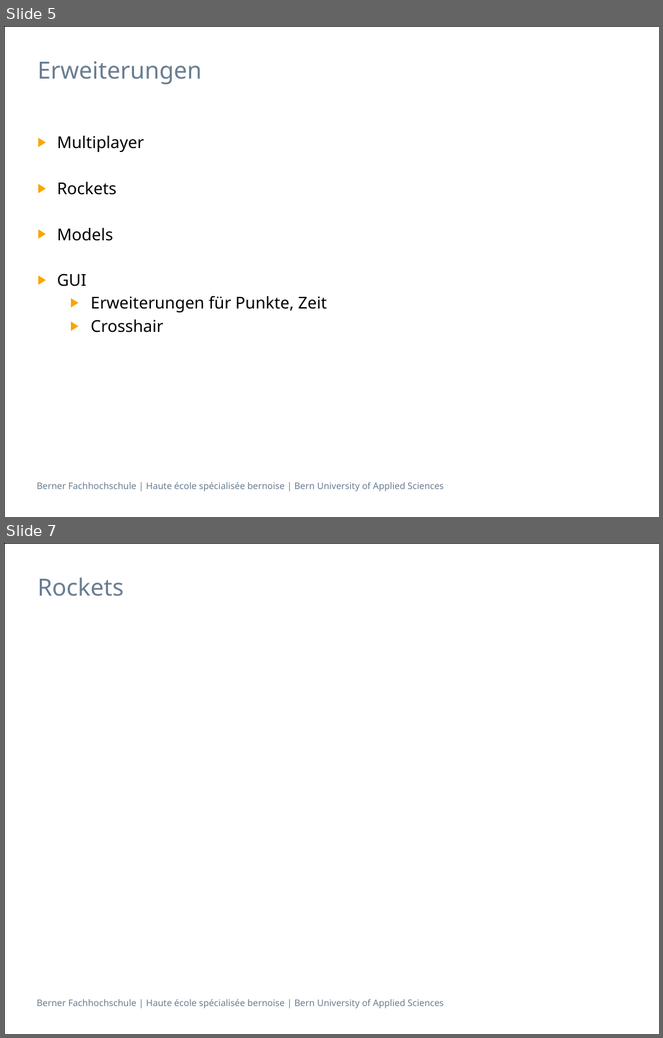
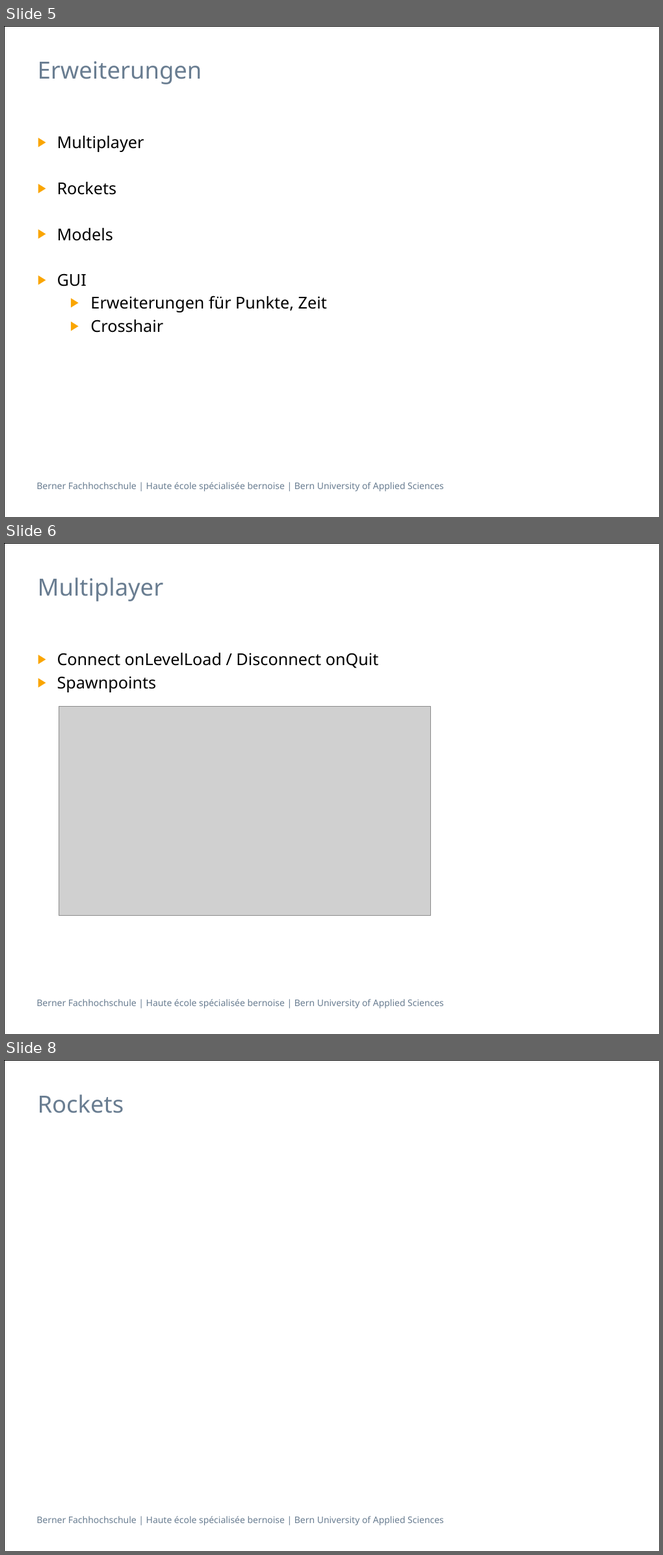
Before and after one commit to villj2/ch.bfh.bti7527aGameDevelopment, a slide deck: Docs/RocketShooter.pptx. Shown one above the other, each under a label of ours: slides 5 and 7 before the commit, slides 5, 6 and 8 after it; the slides between them are not shown. The pictures are 663x1038 and 663x1555 pixels, drawn with LibreOffice and Linux fonts; fonts in the diff are those of the drawing; grey boxes stand for pictures. Boxes give left, top, right and bottom in pixels: in the first picture for what was removed or moved away, otherwise in the second. Text is boxed around its words. In the diff, an @@ line names an element or a change of style, - is before the commit and + after.

```diff
--- a/Docs/RocketShooter.pptx
+++ b/Docs/RocketShooter.pptx
@@ slide 6 added at (4,543,659,1034), background #FFFFFF; not listed: 2 template elements that a slide beside it also shows @@
@@ title added at (38,577,164,601), 26 pt, text #697D91 @@
+Multiplayer
@@ text added at (57,653,379,693), 18 pt, text #000000 @@
+▶ Connect onLevelLoad / Disconnect onQuit
+▶ Spawnpoints
@@ picture added at (59,707,430,917) @@
@@ what was slide 7 is now slide 8 @@
```
Also in this commit, not shown: 1 slide changed, 1 other slide added, 1 slide removed.
